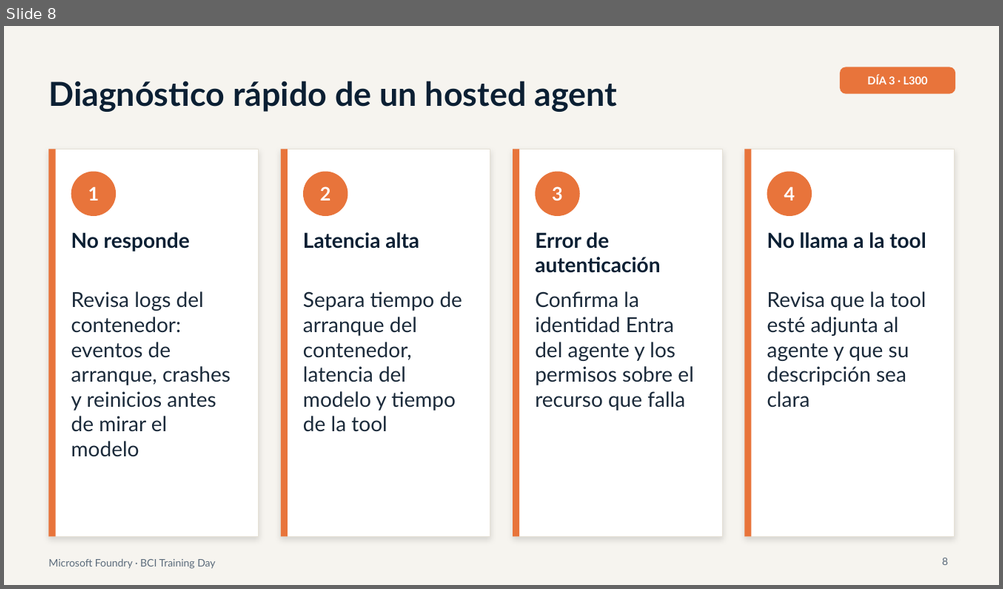
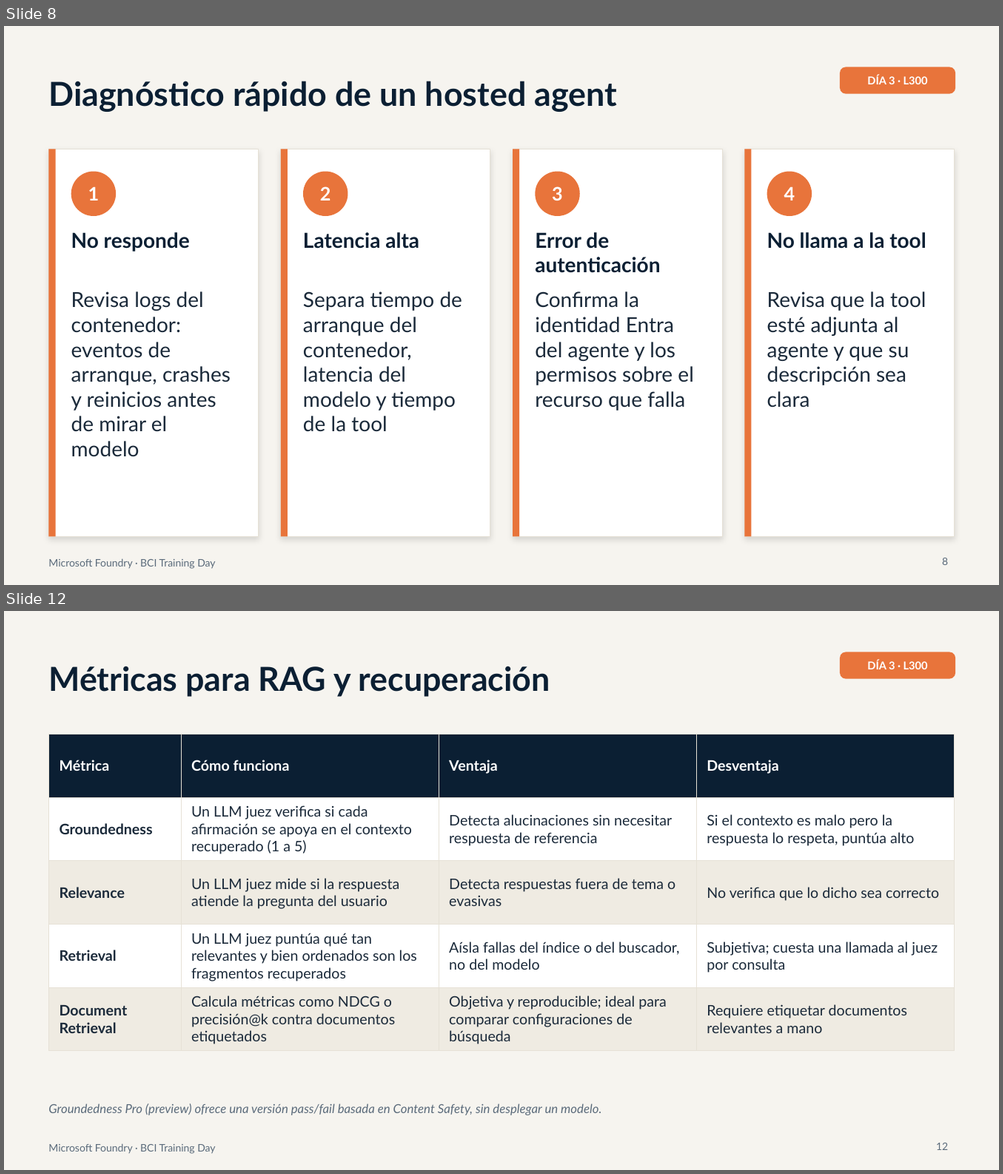
Before and after one commit to valegrajales/bci_workshop, a slide deck: presentaciones/BCI_Foundry_Dia3_L300_Produccion_Gobierno.pptx. Shown one above the other, each under a label of ours: slide 8 before the commit, slides 8 and 12 after it; the slides between them are not shown. The pictures are 1003x589 and 1003x1174 pixels, drawn with LibreOffice and Linux fonts; fonts in the diff are those of the drawing. Boxes give left, top, right and bottom in pixels: in the first picture for what was removed or moved away, otherwise in the second. Text is boxed around its words. In the diff, an @@ line names an element or a change of style, - is before the commit and + after.

```diff
--- a/presentaciones/BCI_Foundry_Dia3_L300_Produccion_Gobierno.pptx
+++ b/presentaciones/BCI_Foundry_Dia3_L300_Produccion_Gobierno.pptx
@@ slide 12 added at <box>4,611,999,1170</box>, background #F6F4EF @@
@@ rounded rectangle added at <box>839,652,956,679</box>, fill #E8743B @@
@@ text added at <box>48,666,549,697</box>, 32 pt, text #0B1F33, bold @@
+Métricas para RAG y recuperación
@@ text added at <box>867,660,928,669</box>, 10.5 pt, text #FFFFFF, bold @@
+DÍA 3 · L300
@@ table added at <box>48,734,953,1051</box>, 5 rows, 4 columns @@
+Métrica | Cómo funciona | Ventaja | Desventaja
+Groundedness | Un LLM juez verifica si cada afirmación se apoya en el contexto recuperado (1 a 5) | Detecta alucinaciones sin necesitar respuesta de referencia | Si el contexto es malo pero la respuesta lo respeta, puntúa alto
+Relevance | Un LLM juez mide si la respuesta atiende la pregunta del usuario | Detecta respuestas fuera de tema o evasivas | No verifica que lo dicho sea correcto
+Retrieval | Un LLM juez puntúa qué tan relevantes y bien ordenados son los fragmentos recuperados | Aísla fallas del índice o del buscador, no del modelo | Subjetiva; cuesta una llamada al juez por consulta
+Document Retrieval | Calcula métricas como NDCG o precisión@k contra documentos etiquetados | Objetiva y reproducible; ideal para comparar configuraciones de búsqueda | Requiere etiquetar documentos relevantes a mano
@@ text added at <box>48,1104,601,1116</box>, 12 pt, text #5B6B7B, italic @@
+Groundedness Pro (preview) ofrece una versión pass/fail basada en Content Safety, sin desplegar un modelo.
@@ page number added at <box>936,1143,948,1150</box>, 10 pt, text #5B6B7B @@
+12
@@ text added at <box>48,1144,215,1154</box>, 10 pt, text #5B6B7B @@
+Microsoft Foundry · BCI Training Day
```
Also in this commit, not shown: 2 slides changed, 7 other slides added, 2 other files.
